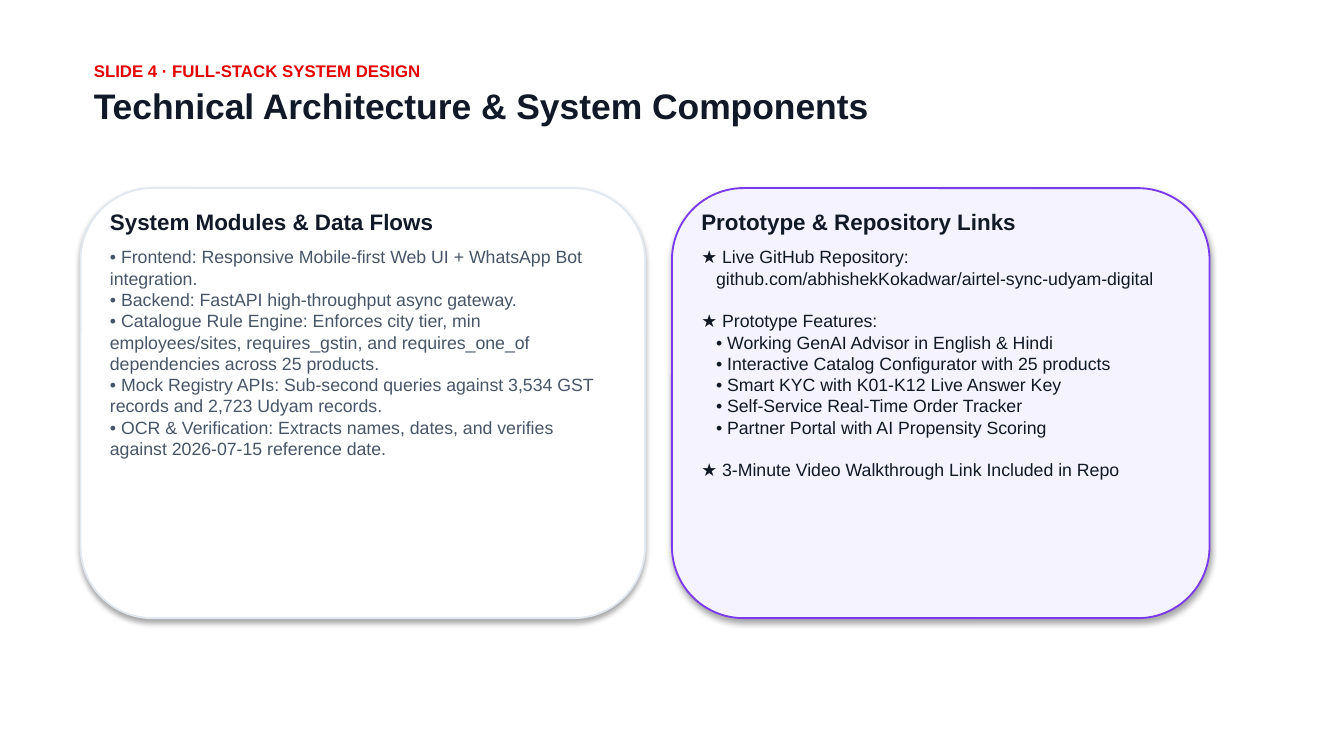
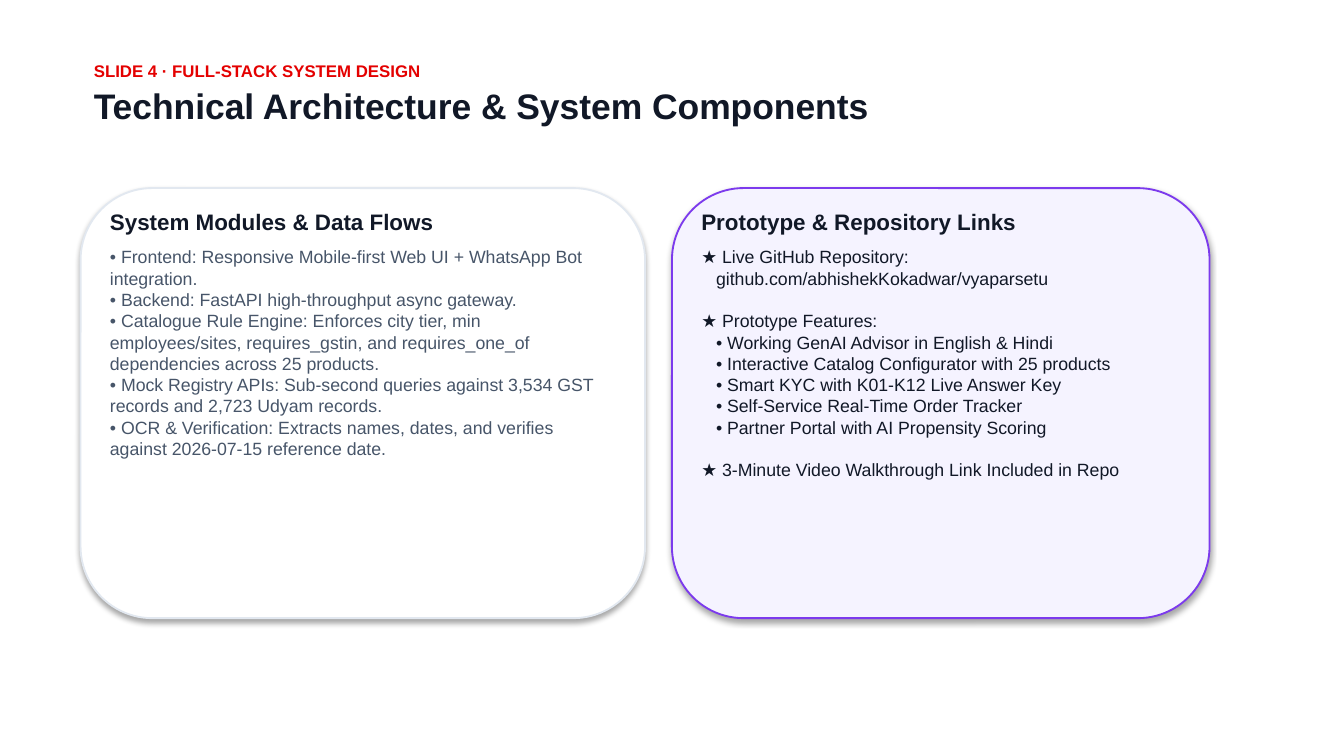
Before and after one commit to abhishekKokadwar/vyaparsetu, a slide deck: slide 5 of VyaparSetu_Hacker247_Submission.pptx. Drawn at 1344x756 pixels with LibreOffice and Linux fonts; fonts in the diff are those of the drawing; background and template pictures are left out. Boxes give left, top, right and bottom in pixels: in the first picture for what was removed or moved away, otherwise in the second. Text is boxed around its words. In the diff, an @@ line names an element or a change of style, - is before the commit and + after.

Commit message:
chore: update repository name to vyaparsetu and update all links in decks and code

```diff
--- a/VyaparSetu_Hacker247_Submission.pptx
+++ b/VyaparSetu_Hacker247_Submission.pptx
@@ text at [716,250,1119,480]: text changed @@
-★ Live GitHub Repository:
-github.com/abhishekKokadwar/airtel-sync-udyam-digital
-★ Prototype Features:
-• Working GenAI Advisor in English & Hindi
-• Interactive Catalog Configurator with 25 products
-• Smart KYC with K01-K12 Live Answer Key
-• Self-Service Real-Time Order Tracker
-• Partner Portal with AI Propensity Scoring
-★ 3-Minute Video Walkthrough Link Included in Repo
+★ Live GitHub Repository:
+github.com/abhishekKokadwar/vyaparsetu
+★ Prototype Features:
+• Working GenAI Advisor in English & Hindi
+• Interactive Catalog Configurator with 25 products
+• Smart KYC with K01-K12 Live Answer Key
+• Self-Service Real-Time Order Tracker
+• Partner Portal with AI Propensity Scoring
+★ 3-Minute Video Walkthrough Link Included in Repo
```
Also in this commit, not shown: 10 other files.
